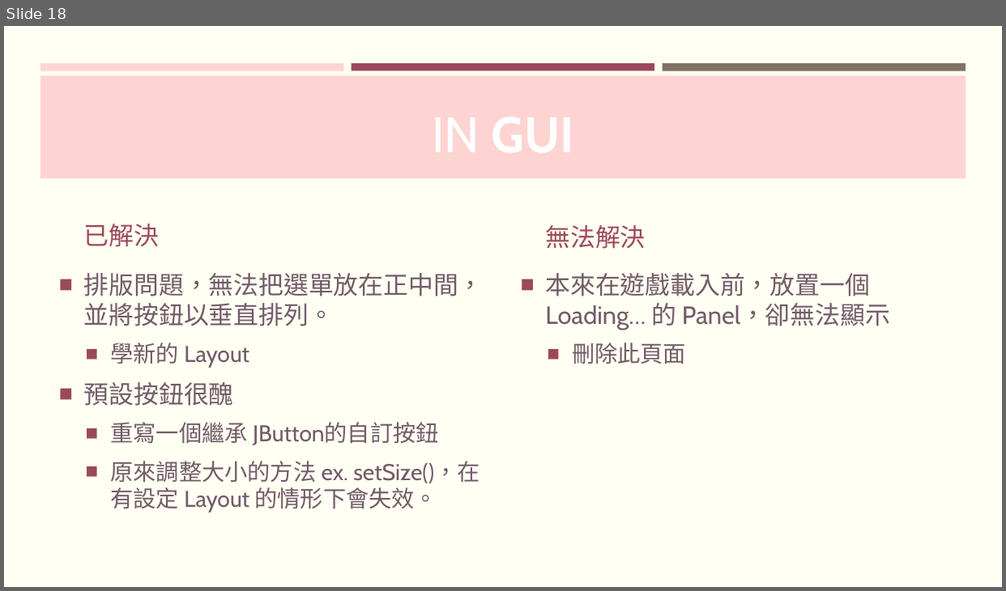
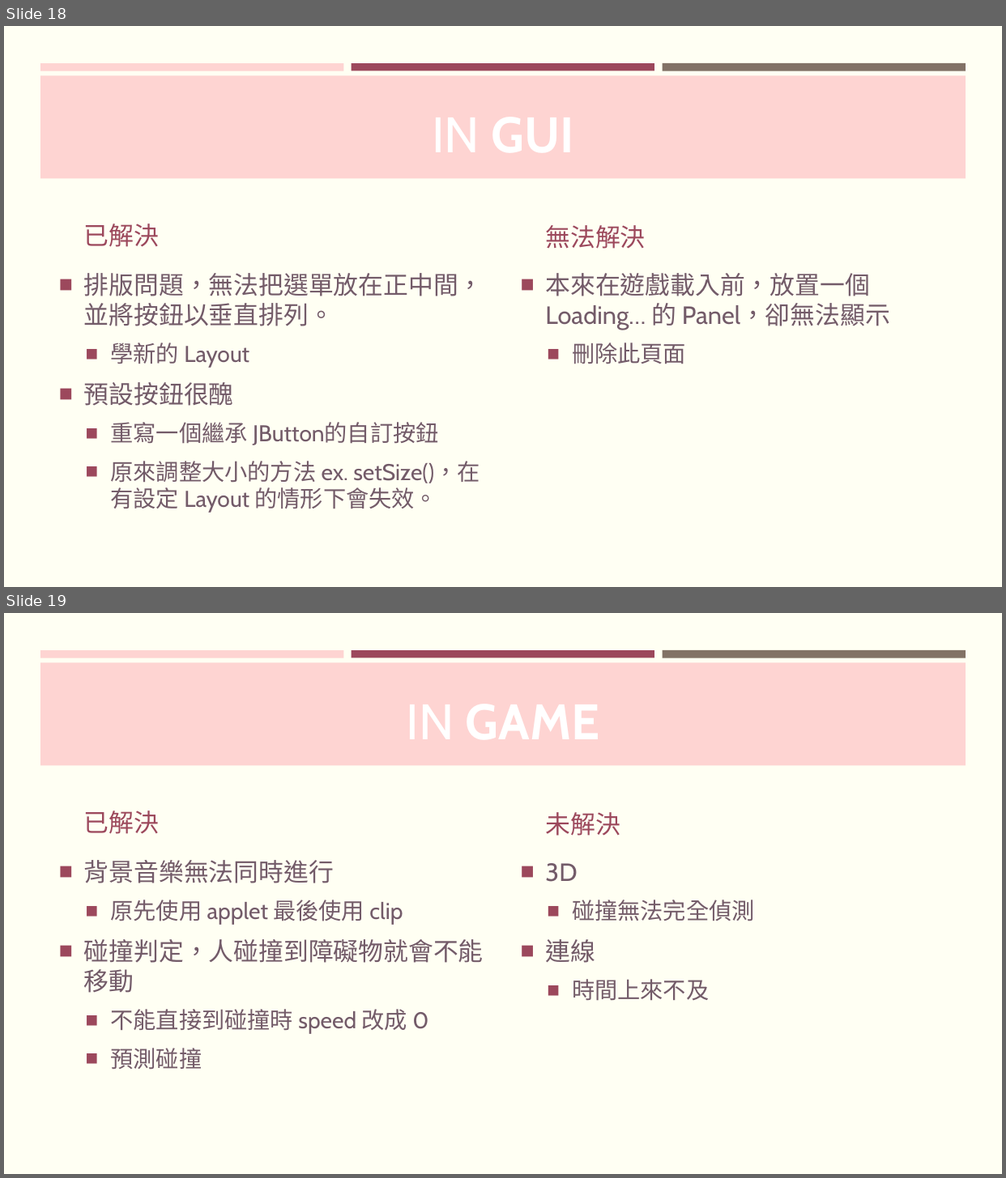
Before and after one commit to FalconLee1011/Java-Final, a slide deck: PPT/JAVA Final project.pptx. Shown one above the other, each under a label of ours: slide 18 before the commit, slides 18 and 19 after it. The pictures are 1006x591 and 1006x1178 pixels, drawn with LibreOffice and Linux fonts; fonts in the diff are those of the drawing. Boxes give left, top, right and bottom in pixels: in the first picture for what was removed or moved away, otherwise in the second. Text is boxed around its words. In the diff, an @@ line names an element or a change of style, - is before the commit and + after.

```diff
--- a/PPT/JAVA Final project.pptx
+++ b/PPT/JAVA Final project.pptx
@@ slide 19 added at box(4, 613, 1002, 1174), background #FFFFF3; not listed: 4 template elements that a slide beside it also shows @@
@@ text added at box(84, 811, 159, 834), 24 pt, text #9C485C @@
+已解決
@@ text added at box(545, 812, 620, 836), 24 pt, text #9C485C @@
+未解決
@@ text added at box(84, 860, 484, 1069), 22 pt, text #735B69 @@
+■ 背景音樂無法同時進行
+  ■ 原先使用 applet 最後使用 clip
+■ 碰撞判定，人碰撞到障礙物就會不能移動
+  ■ 不能直接到碰撞時 speed 改成 0
+  ■ 預測碰撞
@@ text added at box(545, 863, 754, 1001), 22 pt, text #735B69 @@
+■ 3D
+  ■ 碰撞無法完全偵測
+■ 連線
+  ■ 時間上來不及
```
Also in this commit, not shown: 4 slides changed, 1 slide removed.
